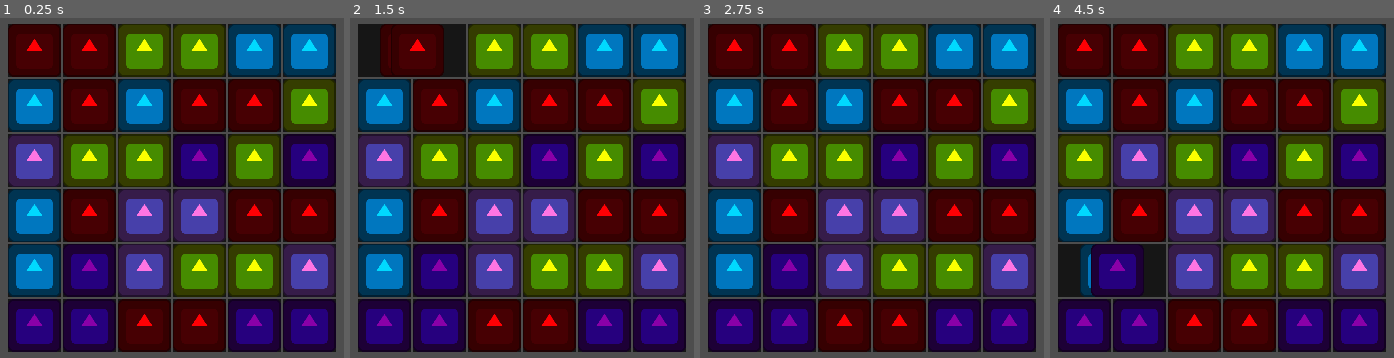
Above: before the commit, frames 1-4 (left to right).
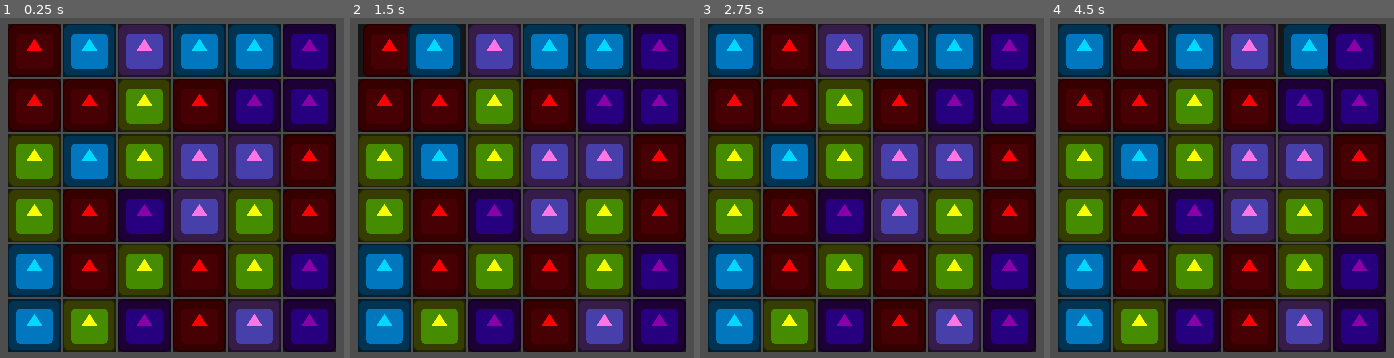
Above: after the commit, the same moments.

Repository: kuma-gee/holo-crush
Game: Godot game, scene res://src/game.tscn
Same seed, same stepped clock (60 frames per second), same inputs: the game is played once before the commit and once after it. The engine's default icon, where the game draws it, is replaced by a stand-in: a white triangle on a blue panel in a dark square.
Inputs (mouse positions are in pixels of both pictures, inside the frame that each line leads up to):
- Up to frame 1 (0.25 s): no input
- Up to frame 2 (1.5 s): tap Enter at 0.5 s; move the mouse to (384, 52) at 0.52 s; press the mouse at (384, 52) at 0.53 s; tap Space at 1.25 s; move the mouse to (439, 52) at 1.27 s; release the mouse at (439, 52) at 1.28 s; click (439, 52) at 1.35 s
- Up to frame 3 (2.75 s): move the mouse to (844, 52) at 2.02 s; press the mouse at (844, 52) at 2.03 s
- Up to frame 4 (4.5 s): tap Enter at 2.75 s; move the mouse to (1249, 52) at 2.77 s; release the mouse at (1249, 52) at 2.78 s; click (1249, 52) at 2.85 s; move the mouse to (1304, 52) at 3.52 s; press the mouse at (1304, 52) at 3.53 s; tap Space at 4.25 s; move the mouse to (1359, 52) at 4.27 s; release the mouse at (1359, 52) at 4.28 s; click (1359, 52) at 4.35 s

The runs differ from the first frame. In frame 1, 56% of the frame differs, in the area x 2-98%, y 1-99%; in frame 2, 57%; in frame 3, 56%; in frame 4, 57%.

Commit message:
fix data xy order

Diff:
--- a/godot/src/grid/data.gd
+++ b/godot/src/grid/data.gd
@@ -14,17 +14,17 @@
 	_data = []
 	_data.resize(width)
 
-	for x in width:
-		_data[x] = []
-		_data[x].resize(height)
+	for y in height:
+		_data[y] = []
+		_data[y].resize(height)
 
-		for y in height:
+		for x in width:
 			var piece = pieces.pick_random()
 			var loops = 0
 			while loops < 100:
 				piece = pieces.pick_random()
 				loops += 1
-				_data[x][y] = piece
+				_set_value(x, y, piece)
 
 				if get_match_count(x, y) == 0:
 					break
@@ -54,7 +54,10 @@
 	if y < 0 or y >= height:
 		return null
 
-	return _data[x][y]
+	return _data[y][x]
+
+func _set_value(x: int, y: int, value):
+	_data[y][x] = value
 
 func move(pos: Vector2i, dest: Vector2i):
 	var piece = get_value(pos.x, pos.y)
@@ -66,6 +69,6 @@
 		failed_move.emit(pos, dest - pos)
 		return
 
-	_data[pos.x][pos.y] = other
-	_data[dest.x][dest.y] = piece
+	_set_value(pos.x, pos.y, other)
+	_set_value(pos.x, pos.y, piece)
 	moved.emit(pos, dest)
--- a/godot/src/grid/grid.gd
+++ b/godot/src/grid/grid.gd
@@ -27,8 +27,8 @@
 
 func _init_slots():
 	columns = data.width
-	for x in range(data.width):
-		for y in range(data.height):
+	for y in range(data.height):
+		for x in range(data.width):
 			var pos = Vector2i(x, y)
 			var slot = slot_scene.instantiate() as Slot
 			add_child(slot)
--- a/godot/src/grid/slot.gd
+++ b/godot/src/grid/slot.gd
@@ -12,8 +12,8 @@
 
 func move(other_slot: Slot):
 	var other = other_slot.piece
-	var piece_pos = piece.global_position
-	piece.move(other.global_position)
+	var piece_pos = global_position
+	piece.move(other_slot.global_position)
 	other.move(piece_pos)
 
 	other_slot.piece = piece
--- a/godot/src/piece/piece.gd
+++ b/godot/src/piece/piece.gd
@@ -13,7 +13,7 @@
 @export var slight_move_distance := 10
 
 func move(dest: Vector2):
-	create_tween().tween_property(self, "global_position", dest, 0.5)#.set_ease(Tween.EASE_IN_OUT).set_trans(Tween.TRANS_BOUNCE)
+	create_tween().tween_property(self, "global_position", dest, 0.5).set_trans(Tween.TRANS_BACK)
 
 func slight_move(dir: Vector2):
 	var tw = create_tween()
